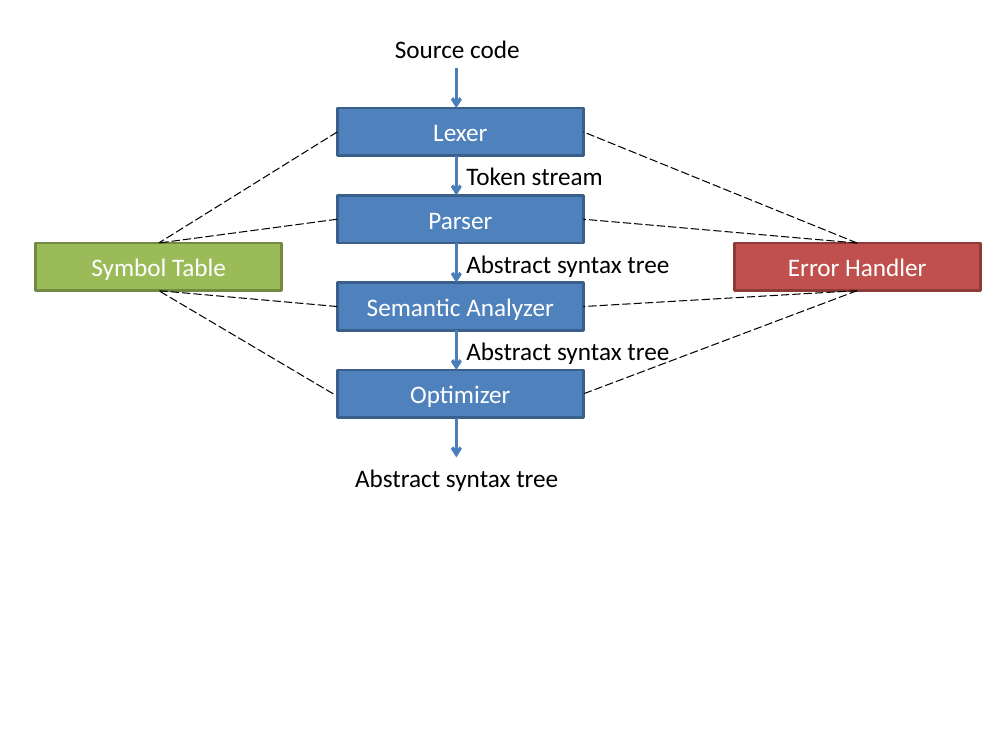
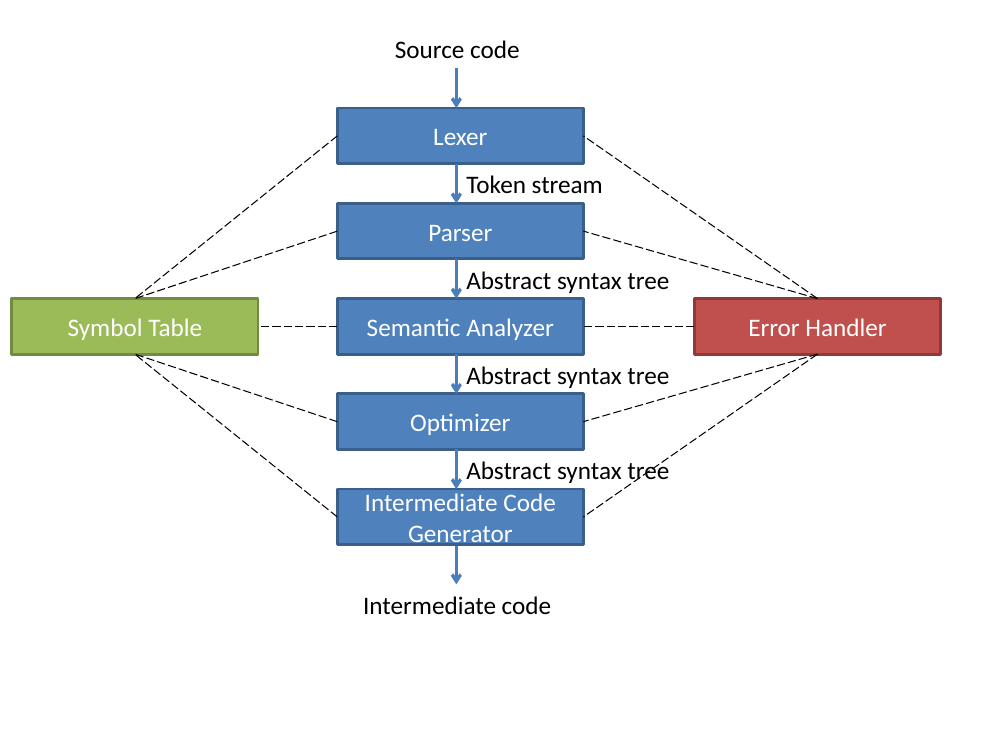
Before and after one commit to fredrik-rose/SeaSubCompiler, a slide deck: slide 1 of img/Architecture.pptx. Drawn at 1008x756 pixels with LibreOffice and Linux fonts; fonts in the diff are those of the drawing. Boxes give left, top, right and bottom in pixels: in the first picture for what was removed or moved away, otherwise in the second. Text is boxed around its words. In the diff, an @@ line names an element or a change of style, - is before the commit and + after.

Commit message:
Add the intermediate code generator of the seasub compiler
Traverses the abstract syntax tree and produces intermediate code.

The intermediate code uses the quadruple format:
    operator    operand_1    operand_2    result

Currently only integers are supported, therefore doubles
are removed from the demo file.

```diff
--- a/img/Architecture.pptx
+++ b/img/Architecture.pptx
@@ rectangle "Lexer": place and size @@
-rectangle "Lexer" at (338,108,584,155)
+rectangle "Lexer" at (338,108,584,163)
@@ line moved from (338, 132) - (158, 243) to (338, 136) - (135, 298) @@
@@ line moved from (857, 243) - (584, 132) to (817, 298) - (584, 136) @@
@@ text "Token stream": place and size @@
-text "Token stream" at (466,167,603,186)
+text "Token stream" at (466,175,603,194)
@@ arrow moved from (457, 156) - (457, 196) to (457, 163) - (457, 204) @@
@@ rectangle "Parser": place and size @@
-rectangle "Parser" at (338,196,584,243)
+rectangle "Parser" at (338,204,584,259)
@@ line moved from (338, 220) - (158, 243) to (338, 231) - (135, 298) @@
@@ line moved from (857, 243) - (584, 220) to (817, 298) - (584, 231) @@
@@ text "Abstract syntax tree": place and size @@
-text "Abstract syntax tree" at (466,255,669,277)
+text "Abstract syntax tree" at (466,271,669,293)
@@ arrow moved from (457, 243) - (457, 283) to (457, 259) - (457, 298) @@
@@ rectangle "Symbol Table": place and size @@
-rectangle "Symbol Table" at (35,243,281,290)
+rectangle "Symbol Table" at (12,298,258,354)
@@ rectangle "Semantic Analyzer": place and size @@
-rectangle "Semantic Analyzer" at (338,283,584,331)
+rectangle "Semantic Analyzer" at (338,298,584,354)
@@ rectangle "Error Handler": place and size @@
-rectangle "Error Handler" at (734,243,980,290)
+rectangle "Error Handler" at (695,298,940,354)
@@ line moved from (338, 306) - (158, 290) to (338, 327) - (258, 327) @@
@@ line moved from (857, 290) - (584, 306) to (695, 327) - (584, 327) @@
@@ line moved from (334, 394) - (158, 290) to (338, 421) - (135, 354) @@
@@ line added from (338, 517) to (135, 354), #000000 0.75 pt dashed @@
@@ text "Abstract syntax tree": place and size @@
-text "Abstract syntax tree" at (466,342,669,367)
+text "Abstract syntax tree" at (466,366,669,388)
@@ arrow moved from (457, 331) - (457, 370) to (457, 354) - (457, 394) @@
@@ line moved from (857, 290) - (584, 394) to (817, 354) - (584, 421) @@
@@ line added from (817, 354) to (584, 517), #000000 0.75 pt dashed @@
@@ rectangle "Optimizer": place and size @@
-rectangle "Optimizer" at (338,370,584,417)
+rectangle "Optimizer" at (338,394,584,450)
@@ text "Abstract syntax tree" rewrapped from (355,469,558,491) to (466,459,669,486) @@
@@ arrow moved from (457, 417) - (457, 458) to (457, 450) - (457, 489) @@
@@ rectangle added at (338,489,584,544), fill #4F81BD, outline #3A5F8C 2 pt, 18 pt, text #FFFFFF @@
+Intermediate Code Generator
@@ arrow added from (457, 544) to (457, 585), #4B7EBC 2.25 pt @@
@@ text added at (363,596,551,614), 18 pt, text #000000 @@
+Intermediate code
```
Also in this commit, not shown: 6 other files.
